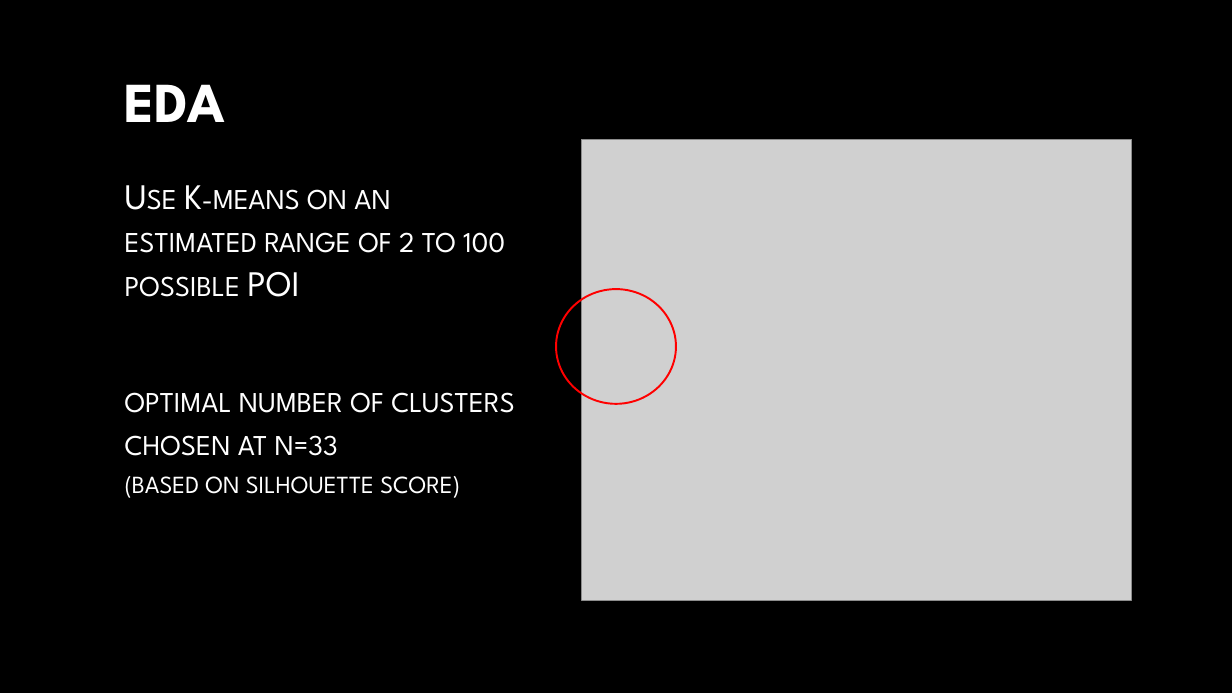
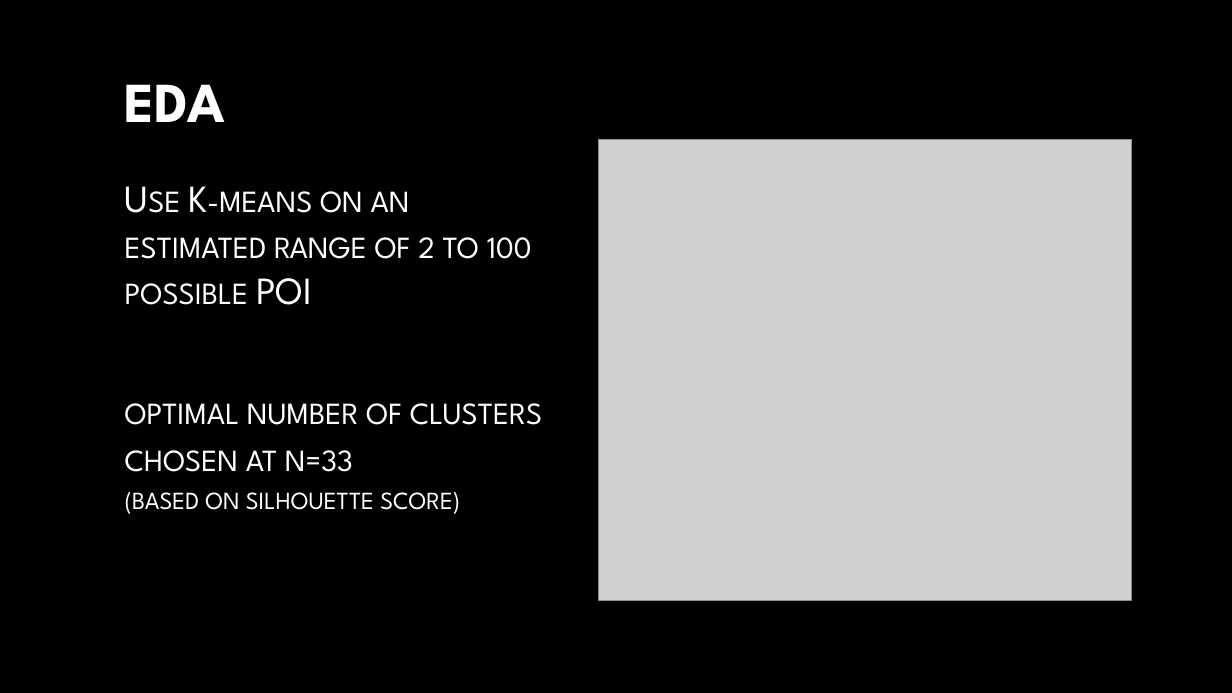
Before and after one commit to aaronk313/dsi, a slide deck: slide 9 of capstone-aaronkim.pptx. Drawn at 1232x693 pixels with LibreOffice and Linux fonts; fonts in the diff are those of the drawing; grey boxes stand for pictures; background and template pictures are left out. Boxes give left, top, right and bottom in pixels: in the first picture for what was removed or moved away, otherwise in the second. Text is boxed around its words. In the diff, an @@ line names an element or a change of style, - is before the commit and + after.

```diff
--- a/capstone-aaronkim.pptx
+++ b/capstone-aaronkim.pptx
@@ picture: place and size @@
-picture at box(581, 140, 1131, 601)
+picture at box(599, 140, 1132, 601)
@@ text "Use K-means on an estimated ..." at box(125, 186, 542, 514): size 28 to 30 pt in "Use K-means on an estimated range of ...", "optimal number of clusters chosen at n=33" @@
@@ ellipse removed at box(556, 289, 677, 404) @@
```
Also in this commit, not shown: 11 other slides changed, 4 other files.
